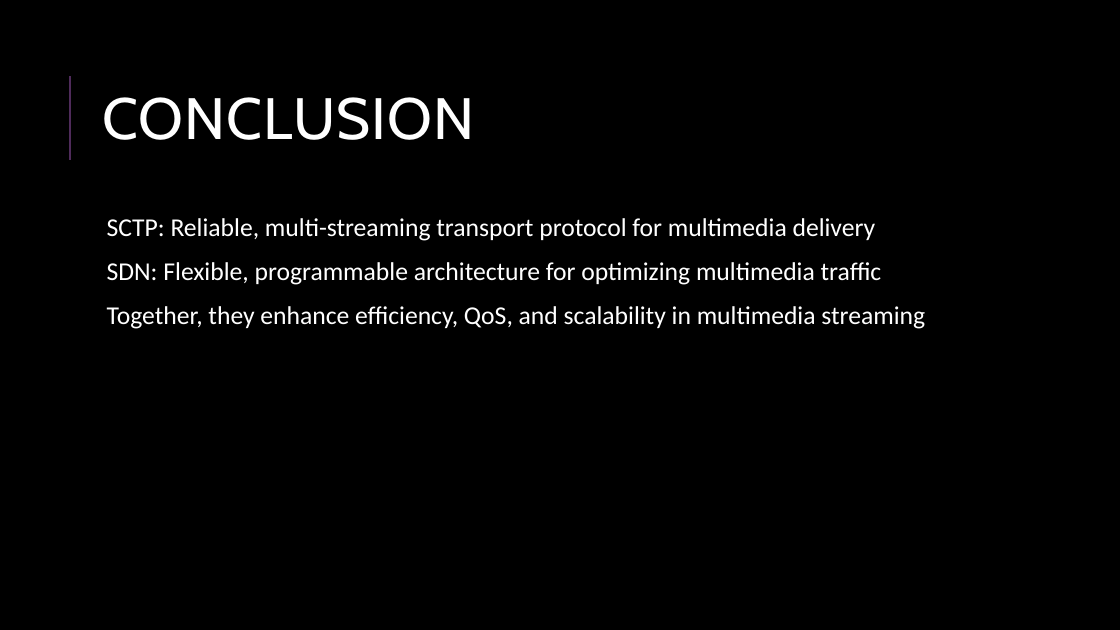
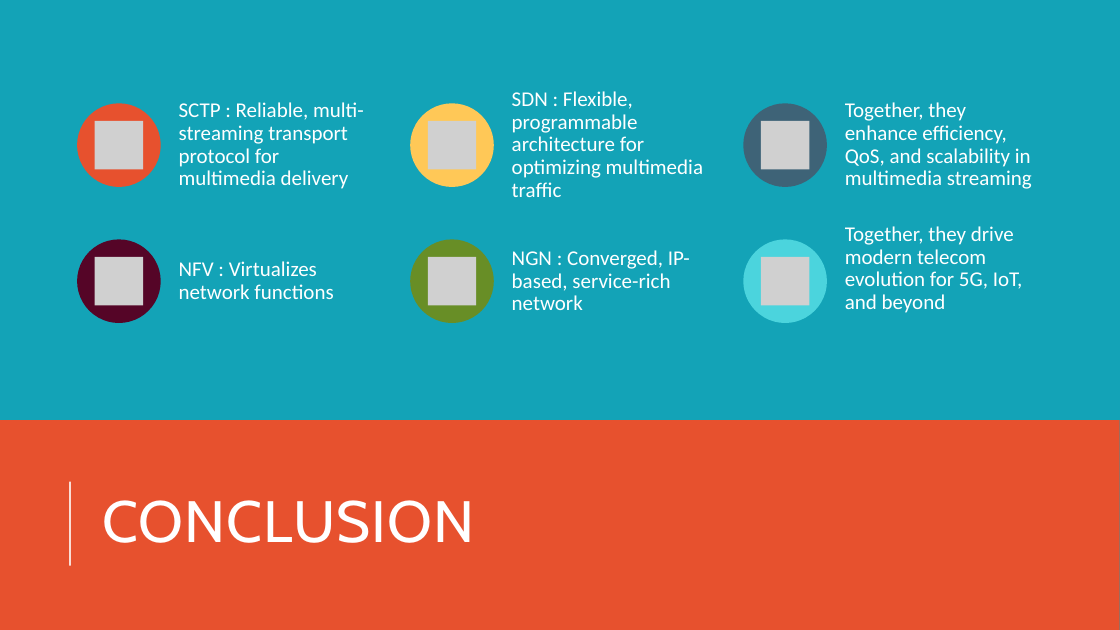
Before and after one commit to AyuTUL/IV, a slide deck: slide 22 of CN/Multimedia&FutureNetworking.pptx (slide 20 before the commit). Drawn at 1120x630 pixels with LibreOffice and Linux fonts; fonts in the diff are those of the drawing; grey boxes stand for pictures. Boxes give left, top, right and bottom in pixels: in the first picture for what was removed or moved away, otherwise in the second. Text is boxed around its words. In the diff, an @@ line names an element or a change of style, - is before the commit and + after.

```diff
--- a/CN/Multimedia&FutureNetworking.pptx
+++ b/CN/Multimedia&FutureNetworking.pptx
@@ background #000000 to #13A3B7 @@
@@ line removed from (70, 160) to (70, 76) @@
@@ text removed at (107,218,925,329) @@
-  SCTP: Reliable, multi-streaming transport protocol for multimedia delivery
-  SDN: Flexible, programmable architecture for optimizing multimedia traffic
-  Together, they enhance efficiency, QoS, and scalability in multimedia streaming
@@ group added at (77,91,1032,323): 6 ellipses, 6 pictures, 6 texts @@
+SCTP : Reliable, multi-streaming transport protocol for multimedia delivery
+SDN : Flexible, programmable architecture for optimizing multimedia traffic
+Together, they enhance efficiency, QoS, and scalability in multimedia streaming
+NFV : Virtualizes network functions
+NGN : Converged, IP-based, service-rich network
+Together, they drive modern telecom evolution for 5G, IoT, and beyond
@@ rectangle added at (0,420,1120,630), fill #E7512E @@
@@ title "CONCLUSION": place and size @@
-title "CONCLUSION" at (102,97,474,140)
+title "CONCLUSION" at (102,500,474,543)
@@ line added from (70, 565) to (70, 481), #FFFFFF 1.5 pt @@
```
Also in this commit, not shown: 19 other slides changed, 3 slides added.
